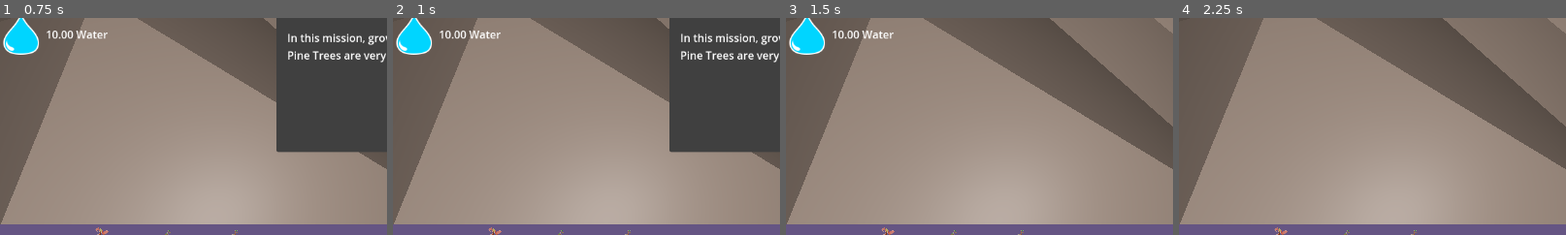
Above: before the commit, frames 1-4 (left to right).
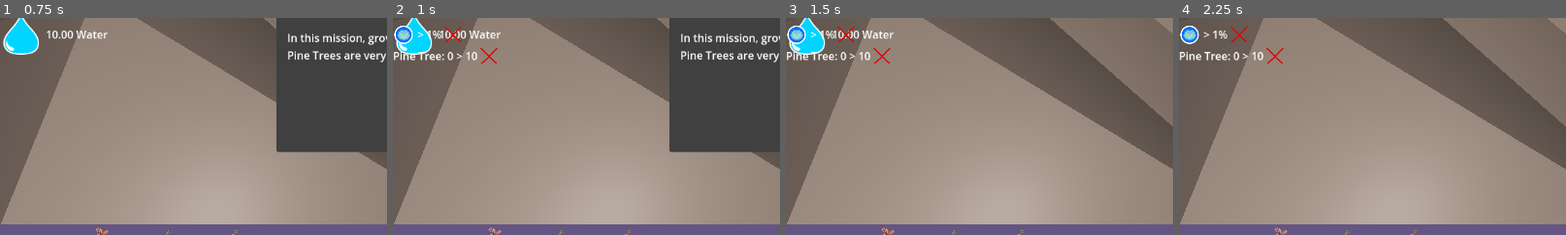
Above: after the commit, the same moments.

Repository: holgac/jam_terraform
Game: Godot game, scene res://scenes/MainMenu.tscn
Same seed, same stepped clock (60 frames per second), same inputs: the game is played once before the commit and once after it.
Inputs (mouse positions are % of the whole screen's width and height, from its top left):
- Up to frame 1 (0.75 s): click "Start A New Game" at 0.5 s
- Up to frame 2 (1 s): no input
- Up to frame 3 (1.5 s): click "OK" at 1.25 s
- Up to frame 4 (2.25 s): click (4, 88) at 2 s
The pictures show only the part of the screen within x 0-50%, y 34-84%; the shares and areas given below are measured in that part.

Frame 1 is identical in both runs. In frame 2, 1.0% of the frame differs, in the area x 0-28%, y 3-21%; in frame 3, 1.0%; in frame 4, 1.0%.

Commit message:
display winning conditions

Diff:
--- a/scripts/Level.gd
+++ b/scripts/Level.gd
@@ -64,6 +64,8 @@
   if winning_conditions.player_won(self, plant_count):
     print('Player has passed this level!');
     _on_level_won();
+  else:
+    HUD.show_progress_info(winning_conditions.get_progress_message(self, plant_count))
 
 func _on_replenish_callback(delta: float):
   grid.replenish(level_settings, delta);
--- a/scripts/WinningConditions.gd
+++ b/scripts/WinningConditions.gd
@@ -24,3 +24,39 @@
     if plant_count.get(tree, 0) > max_plant_count[tree]:
       return false;
   return true;
+
+func get_progress_message(level: GDLevel, plant_count: Dictionary):
+  var msg: String = '';
+  var air_contents = level.air.get_normalized();
+  for gas_id in GDConsts.GAS.COUNT:
+    var gas = GDConsts.GAS_NAME[gas_id];
+    if gas in min_air_contents:
+      msg += str('[imgresize=32]', GDConsts.GAS_ICON[gas_id], '[/imgresize] > ', min_air_contents[gas] * 100, '%');
+      if air_contents[gas] < min_air_contents[gas]:
+        msg += str('[imgresize=32]res://textures/cross.png[/imgresize]');
+      else:
+        msg += str('[imgresize=32]res://textures/check.png[/imgresize]');
+      msg += '\n';
+    if gas in max_air_contents:
+      msg += str('[imgresize=32]', GDConsts.GAS_ICON[gas_id], '[/imgresize] < ', max_air_contents[gas] * 100, '%');
+      if air_contents[gas] > max_air_contents[gas]:
+        msg += str('[imgresize=32]res://textures/cross.png[/imgresize]');
+      else:
+        msg += str('[imgresize=32]res://textures/check.png[/imgresize]');
+      msg += '\n';
+
+  for tree in min_plant_count.keys():
+    var cnt = plant_count.get(tree, 0);
+    msg += str(tree, ': ', cnt, ' > ', min_plant_count[tree])
+    if cnt < min_plant_count[tree]:
+      msg += str('[imgresize=32]res://textures/cross.png[/imgresize]');
+    else:
+      msg += str('[imgresize=32]res://textures/check.png[/imgresize]');
+  for tree in max_plant_count.keys():
+    var cnt = plant_count.get(tree, 0);
+    msg += str(tree, ': ', cnt, ' < ', max_plant_count[tree])
+    if cnt > max_plant_count[tree]:
+      msg += str('[imgresize=32]res://textures/cross.png[/imgresize]');
+    else:
+      msg += str('[imgresize=32]res://textures/check.png[/imgresize]');
+  return msg;
--- a/ui/HUD.gd
+++ b/ui/HUD.gd
@@ -6,11 +6,16 @@
 @onready var grid_info: RichTextLabel = get_node("Game/GridInfo");
 @onready var air_info: RichTextLabel = get_node("Game/AirInfo");
 @onready var speed_label: Label = get_node("Game/SpeedLabel");
+@onready var progress_label: RichTextLabel = get_node("Game/ProgressLabel");
 
 
 signal tree_type_selected(tree_type: GDTreeType);
 signal bulldozer_selected;
 signal display_help;
+
+func show_progress_info(message: String):
+  progress_label.set_text(message);
+
 
 func show_air_info(air: GDAir):
   var air_contents: String = str('FPS: ', Engine.get_frames_per_second(), '\n');
--- a/ui/HUD.tscn
+++ b/ui/HUD.tscn
@@ -100,6 +100,19 @@
 grow_horizontal = 2
 text = "Speed: 1"
 
+[node name="ProgressLabel" type="RichTextLabel" parent="Game"]
+layout_mode = 1
+anchors_preset = 4
+anchor_top = 0.5
+anchor_bottom = 0.5
+offset_top = -20.0
+offset_right = 40.0
+offset_bottom = 20.0
+grow_vertical = 2
+bbcode_enabled = true
+fit_content = true
+autowrap_mode = 0
+
 [node name="BottomBar" type="Control" parent="."]
 clip_contents = true
 layout_mode = 2
Binary file added: textures/cross.png
Not shown, added: textures/cross.png.import
Binary file added: textures/tick.png
Not shown, added: textures/tick.png.import
Not shown, added: NOTES
